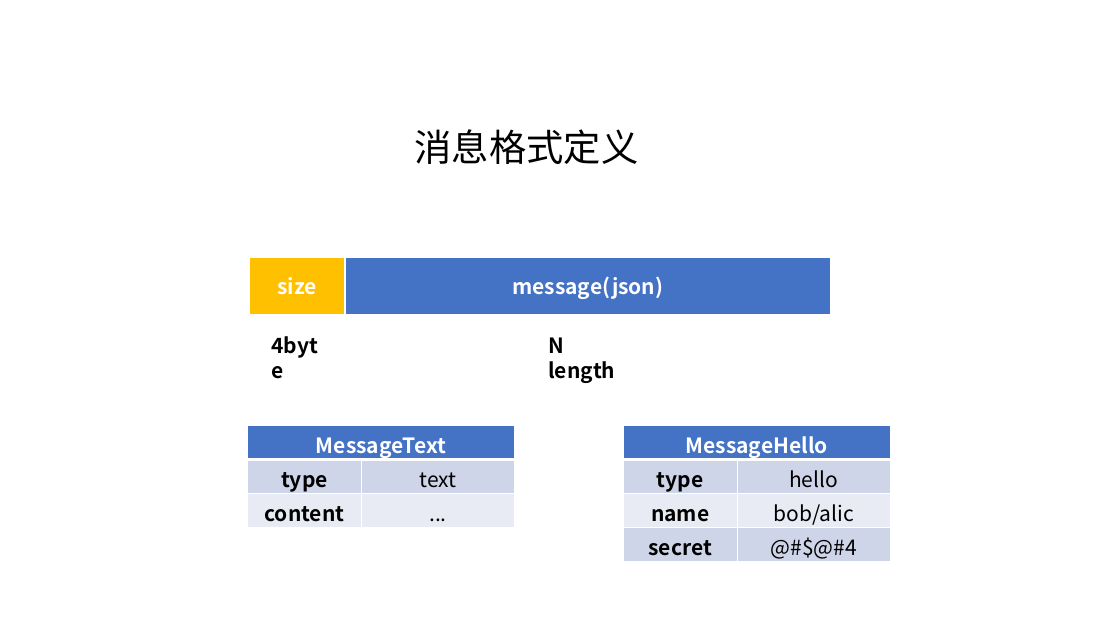
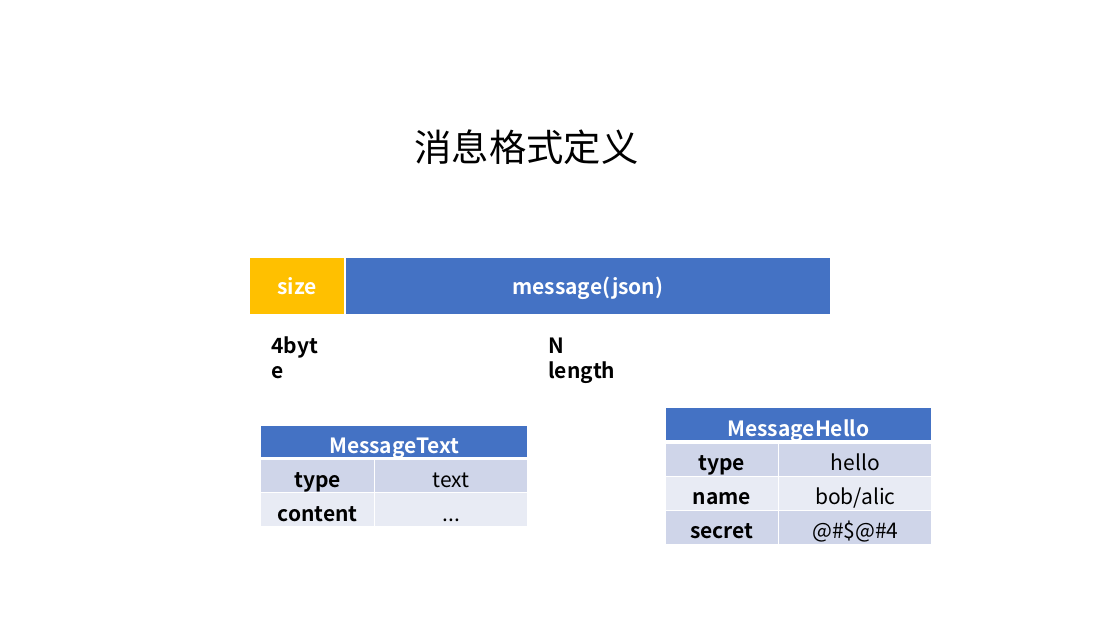
Before and after one commit to IsablleD/SummerRain, a slide deck: slide 4 of PrettyTalker/Alice-and-Bob-Story.pptx (slide 5 before the commit). Drawn at 1120x630 pixels with LibreOffice and Linux fonts; fonts in the diff are those of the drawing. Boxes give left, top, right and bottom in pixels: in the first picture for what was removed or moved away, otherwise in the second. Text is boxed around its words. In the diff, an @@ line names an element or a change of style, - is before the commit and + after.

```diff
--- a/PrettyTalker/Alice-and-Bob-Story.pptx
+++ b/PrettyTalker/Alice-and-Bob-Story.pptx
@@ table: place and size @@
-table at [623,425,891,563]
+table at [665,408,933,546]
@@ table: place and size @@
-table at [248,425,515,528]
+table at [260,425,528,527]
```
Also in this commit, not shown: 4 other slides changed, 1 slide added, 1 slide removed, 8 other files.
